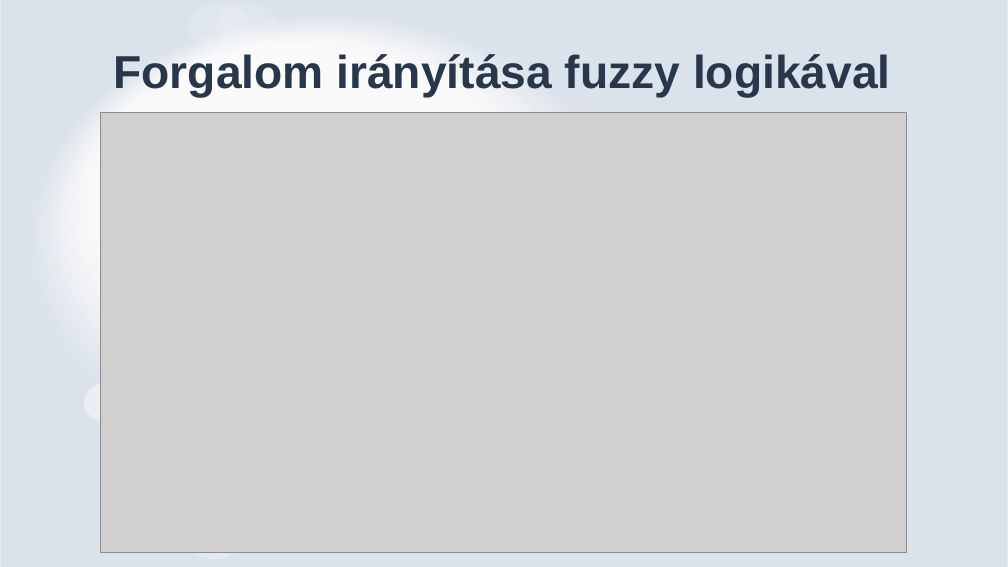
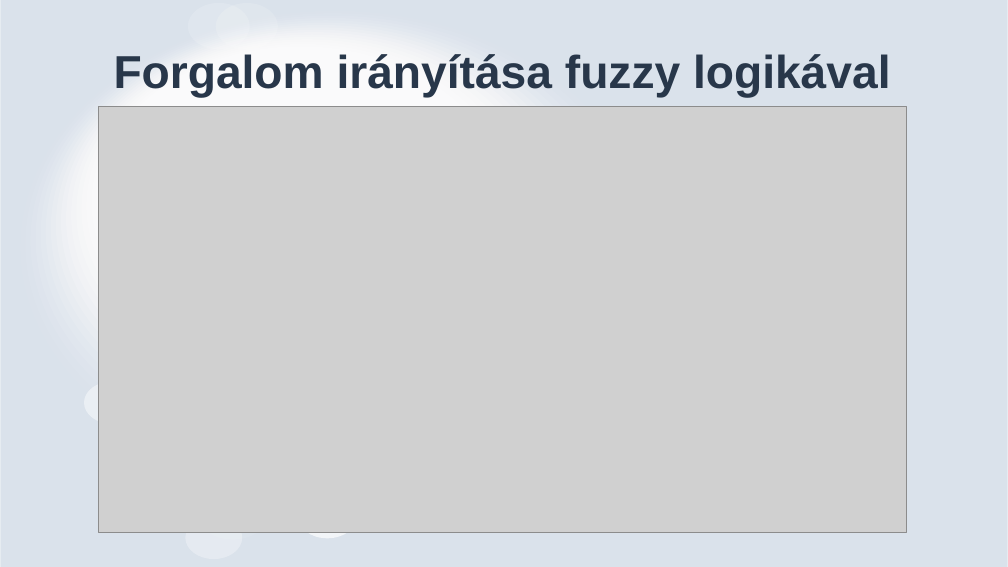
Before and after one commit to Gyorgy0/fuzzy-traffic-controller, a slide deck: slide 11 of Fuzzy rendszerek - prezentáció - Juraj Lukovics.pptx. Drawn at 1008x567 pixels with LibreOffice and Linux fonts; fonts in the diff are those of the drawing; grey boxes stand for pictures. Boxes give left, top, right and bottom in pixels: in the first picture for what was removed or moved away, otherwise in the second. Text is boxed around its words. In the diff, an @@ line names an element or a change of style, - is before the commit and + after.

```diff
--- a/Fuzzy rendszerek - prezentáció - Juraj Lukovics.pptx
+++ b/Fuzzy rendszerek - prezentáció - Juraj Lukovics.pptx
@@ picture: place and size @@
-picture at (100, 113, 907, 553)
+picture at (99, 107, 907, 533)
@@ freeform shape added at (196, 484, 270, 539), fill #FFFFFF at 7% opacity, outline #000000 0.75 pt @@
@@ freeform shape added at (297, 493, 357, 538), fill #FFFFFF at 67% opacity, outline #000000 0.75 pt @@
```
Also in this commit, not shown: 2 other slides changed.
